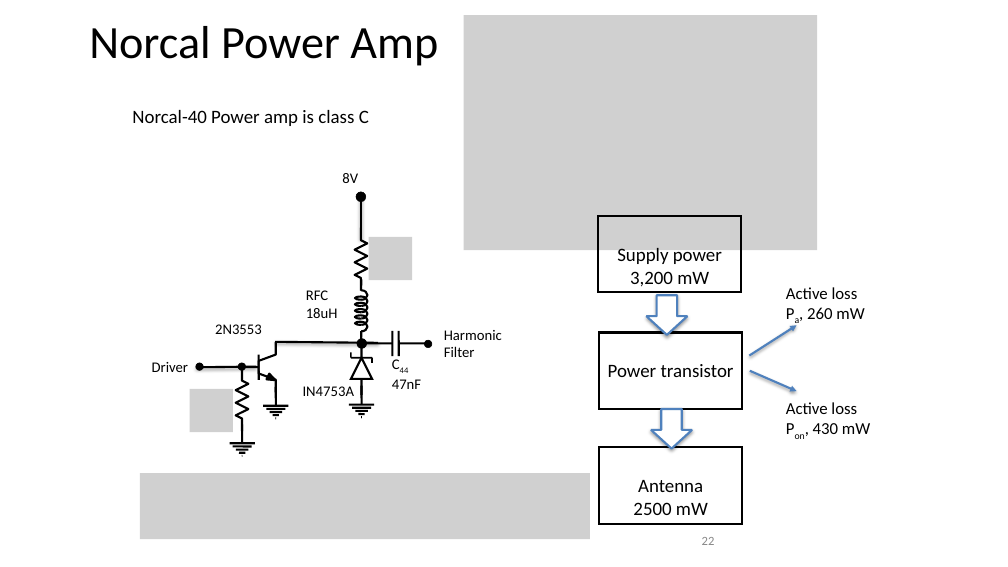
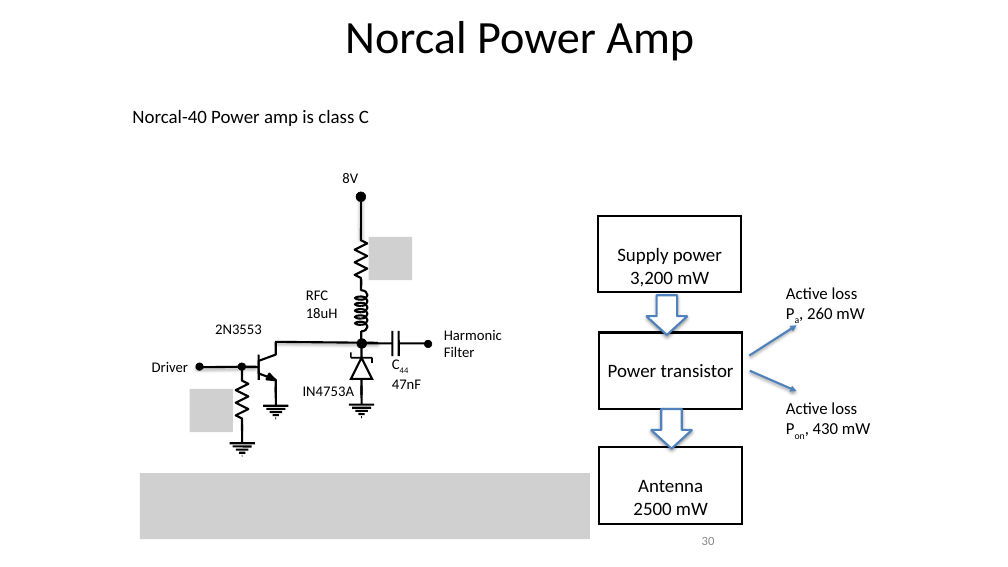
Before and after one commit to jlmucb/class_notes, a slide deck: slide 30 of science/EoRNotes.pptx (slide 22 before the commit). Drawn at 1008x567 pixels with LibreOffice and Linux fonts; fonts in the diff are those of the drawing; grey boxes stand for pictures. Boxes give left, top, right and bottom in pixels: in the first picture for what was removed or moved away, otherwise in the second. Text is boxed around its words. In the diff, an @@ line names an element or a change of style, - is before the commit and + after.

```diff
--- a/science/EoRNotes.pptx
+++ b/science/EoRNotes.pptx
@@ text "Norcal Power Amp": place and size @@
-text "Norcal Power Amp" at [89, 26, 438, 66]
+text "Norcal Power Amp" at [345, 21, 694, 61]
@@ picture removed at [464, 15, 817, 250] @@
@@ page number at [702, 537, 715, 545]: text changed @@
-22
+30
```
Also in this commit, not shown: 12 other slides changed, 7 slides added, 1 other file.
